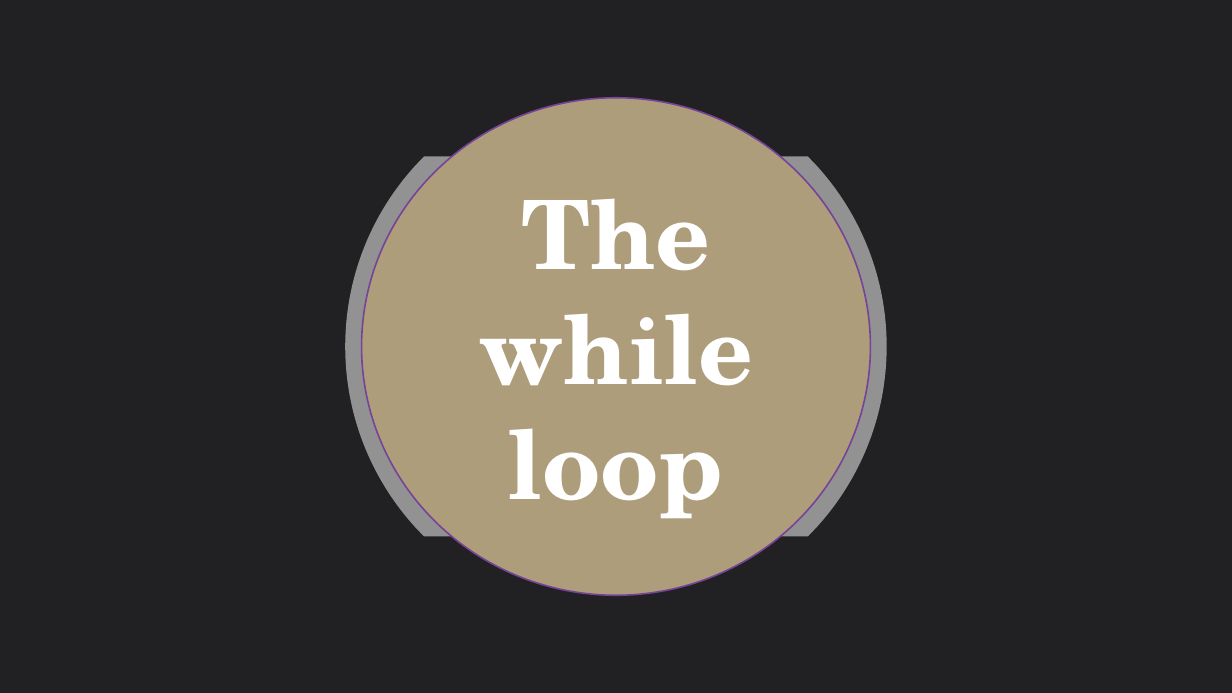
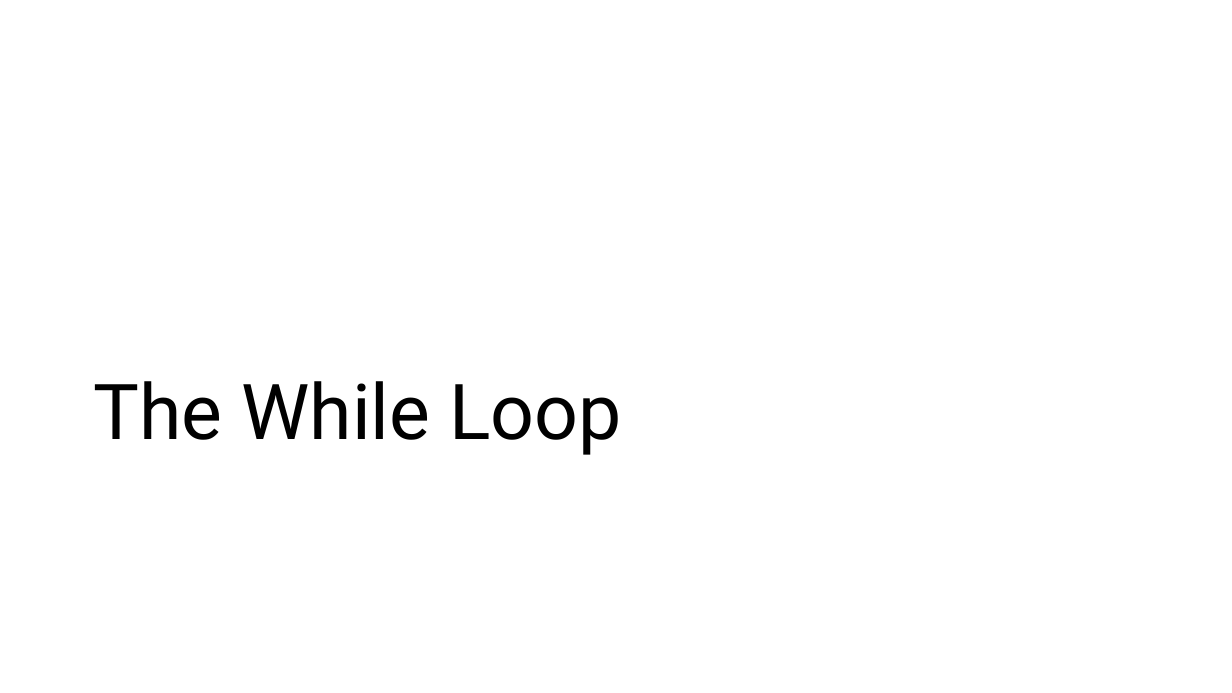
Before and after one commit to JFinnTeacher/TY-Introduction-to-Coding-with-Python, a slide deck: slide 3 of Lesson 07 - Iteration/Teaching Assets/Lesson 07 - Iteration.pptx. Drawn at 1232x693 pixels with LibreOffice and Linux fonts; fonts in the diff are those of the drawing; background and template pictures are left out. Boxes give left, top, right and bottom in pixels: in the first picture for what was removed or moved away, otherwise in the second. Text is boxed around its words. In the diff, an @@ line names an element or a change of style, - is before the commit and + after.

```diff
--- a/Lesson 07 - Iteration/Teaching Assets/Lesson 07 - Iteration.pptx
+++ b/Lesson 07 - Iteration/Teaching Assets/Lesson 07 - Iteration.pptx
@@ background picture (left out) to #FFFFFF @@
@@ rectangle removed at [0,0,1232,693] @@
@@ title "The While Loop": place and size @@
-title "The While Loop" at [361,98,871,595]
+title "The While Loop" at [93,381,621,455]
@@ title "The While Loop" at [93,381,621,455]: vertical alignment middle to bottom; fill #AD9D7B to none; outline #764398 1.25 pt to none @@
@@ freeform shape removed at [346,156,887,536] @@
@@ title at [93,381,621,455]: text changed; size 74.5 to 60 pt; font TeX Gyre Schola to Roboto; text colour #FFFFFF to #000000; bold off @@
-The while loop
+The While Loop
```
Also in this commit, not shown: 21 other slides changed, 1 slide added, 1 slide removed, 46 other files.
